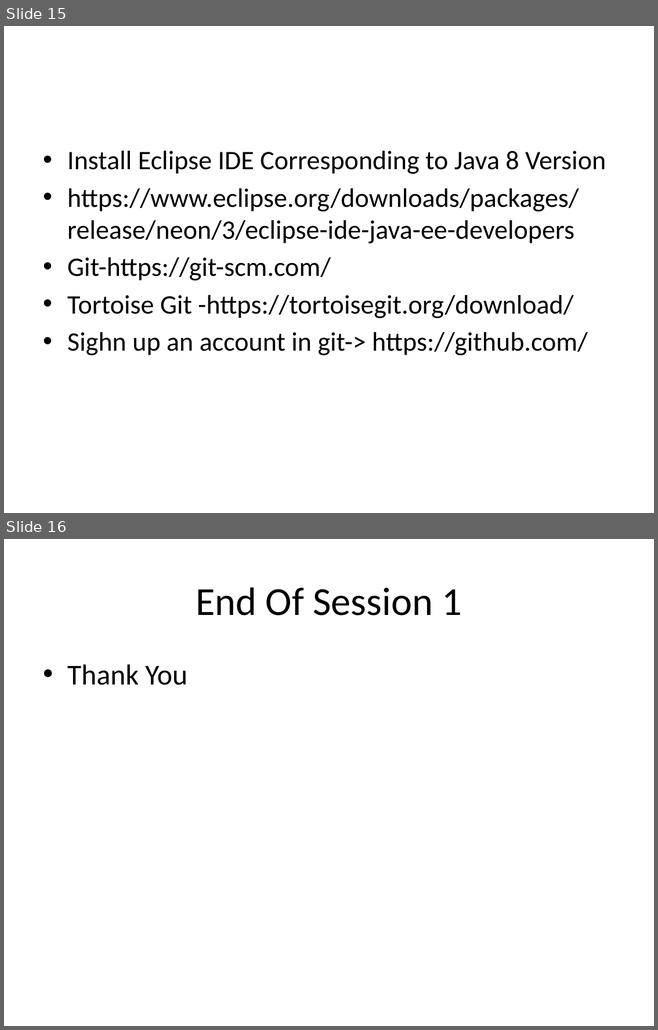
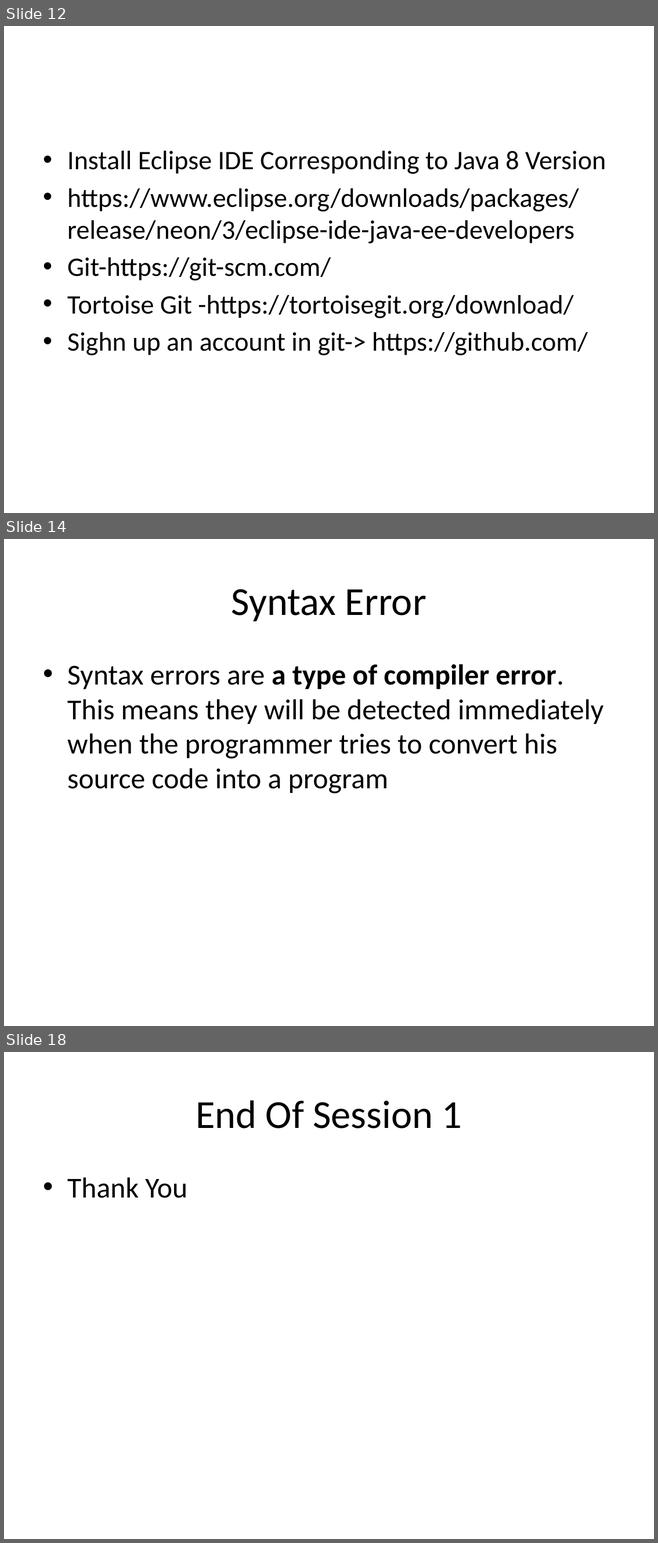
Before and after one commit to BesantJ2ee/JavaCourse, a slide deck: Module_2/Module_2_Introduction_To_Java_Programming _Language.pptx. Shown one above the other, each under a label of ours: slides 15 and 16 before the commit, slides 12, 14 and 18 after it; the slides between them are not shown. The pictures are 658x1030 and 658x1543 pixels, drawn with LibreOffice and Linux fonts; fonts in the diff are those of the drawing. Boxes give left, top, right and bottom in pixels: in the first picture for what was removed or moved away, otherwise in the second. Text is boxed around its words. In the diff, an @@ line names an element or a change of style, - is before the commit and + after.

```diff
--- a/Module_2/Module_2_Introduction_To_Java_Programming _Language.pptx
+++ b/Module_2/Module_2_Introduction_To_Java_Programming _Language.pptx
@@ slide 14 added at (x1=4, y1=539, x2=654, y2=1026), background #FFFFFF @@
@@ title added at (x1=231, y1=589, x2=426, y2=621), 44 pt, text #000000 @@
+Syntax Error
@@ text added at (x1=67, y1=664, x2=603, y2=794), 32 pt, text #000000 @@
+• Syntax errors are a type of compiler error. This means they will be detected immediately when the programmer tries to convert his source code into a program
@@ what was slide 15 is now slide 12 @@
@@ what was slide 16 is now slide 18 @@
```
Also in this commit, not shown: 1 slide changed, 3 other slides added, 2 slides removed.
